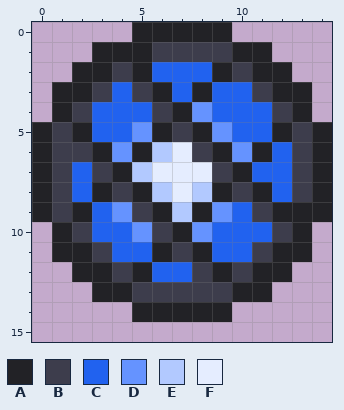
Pixel-art sprite, stored at CasaDesDiamantes/sprites/caveLamp_spr/6641f469-5ebe-453b-80b1-9bb2bb3f2298.png. That is the earlier state.
The file is 15x16 pixels.
Palette (. is transparent): A #222226  B #3d3d4c  C #2162ef  D #6593ff  E #b2c9ff  F #e5edff
Now the later version:
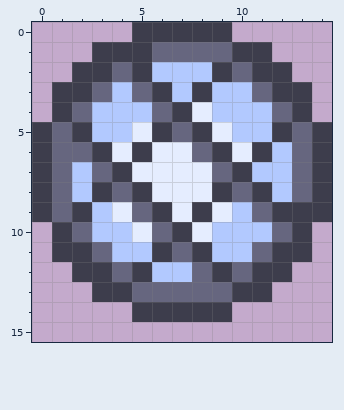
Difference:
colour A: #222226 -> #3d3d4c
colour B: #3d3d4c -> #66667f
y 2: x 6..8 CCC -> EEE
y 3: x 4 C -> E; x 7 C -> E; x 9..10 CC -> EE
y 4: x 3..5 CCC -> EEE; x 8..11 DCCC -> FEEE
y 5: x 3..5 CCD -> EEF; x 9..11 DCC -> FEE
y 6: x 4 D -> F; x 6 E -> F; x 10 D -> F; x 12 C -> E
y 7: x 2 C -> E; x 5 E -> F; x 11..12 CC -> EE
y 8: x 2 C -> E; x 6 E -> F; x 8 E -> F; x 12 C -> E
y 9: x 3..4 CD -> EF; x 7 E -> F; x 9..10 DC -> FE
y 10: x 3..5 CCD -> EEF; x 8..11 DCCC -> FEEE
y 11: x 4..5 CC -> EE; x 9..10 CC -> EE
y 12: x 6..7 CC -> EE
Pixel boxes of the changes (left, top, right, bottom) in both pictures:
changed: (32, 22, 332, 322)
